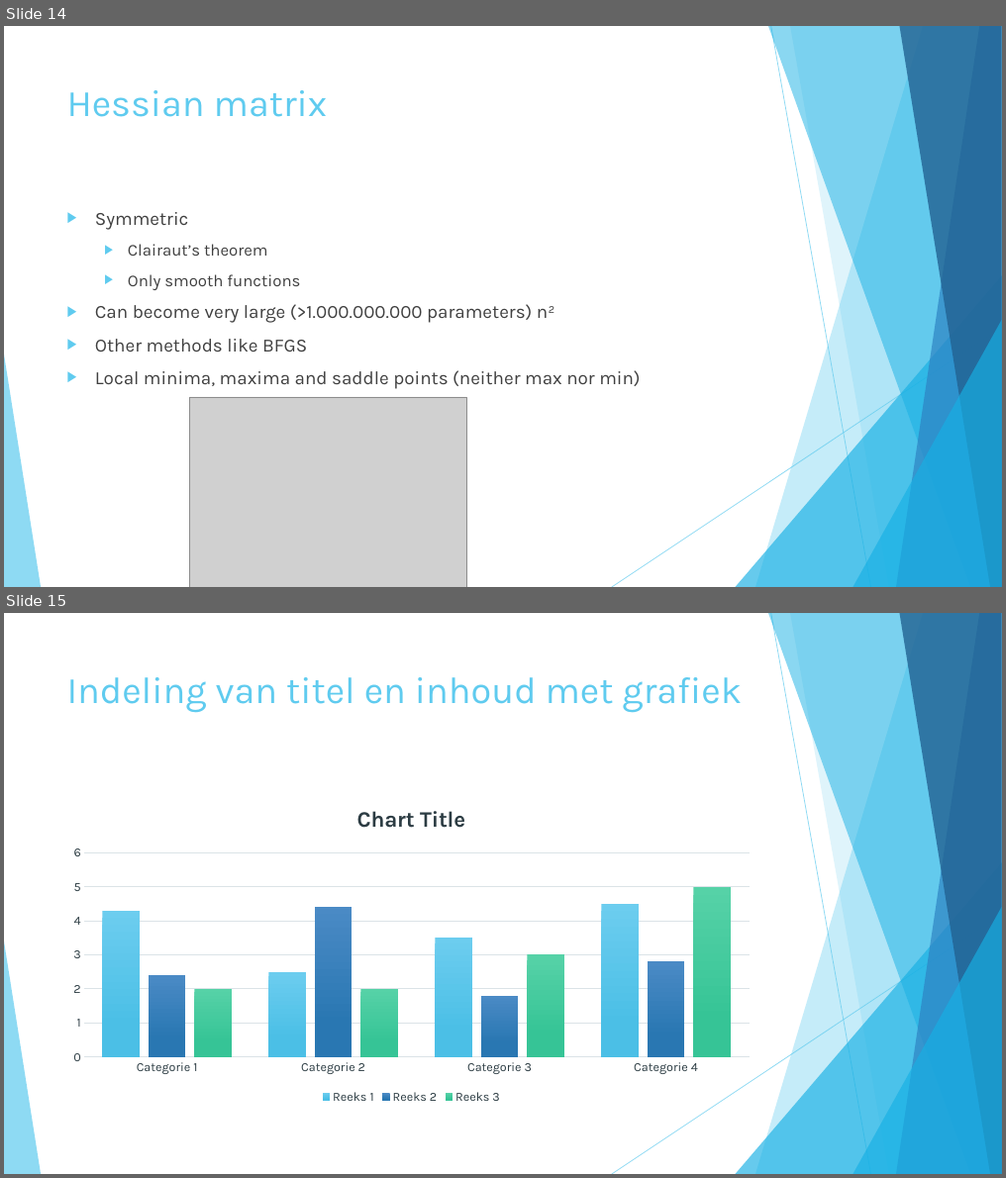
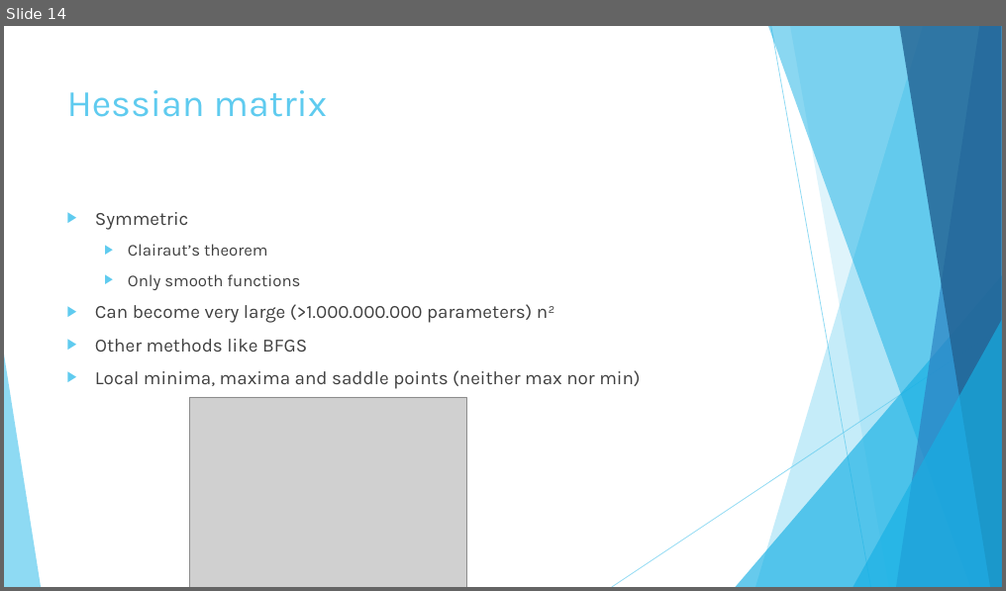
Before and after one commit to johnstegink/ReportAI2025, a slide deck: Presentatie.pptx. Shown one above the other, each under a label of ours: slides 14 and 15 before the commit, slide 14 after it. The pictures are 1006x1178 and 1006x591 pixels, drawn with LibreOffice and Linux fonts; fonts in the diff are those of the drawing; grey boxes stand for pictures. Boxes give left, top, right and bottom in pixels: in the first picture for what was removed or moved away, otherwise in the second. Text is boxed around its words. In the diff, an @@ line names an element or a change of style, - is before the commit and + after.

```diff
--- a/Presentatie.pptx
+++ b/Presentatie.pptx
@@ slide 15 removed at <box>4,613,1002,1174</box>, background #FFFFFF; not listed: 10 template elements that a slide beside it also shows @@
@@ title removed at <box>67,677,742,713</box> @@
-Indeling van titel en inhoud met grafiek
@@ column chart removed at <box>59,789,763,1107</box> @@
-categories: Categorie 1, Categorie 2, Categorie 3, Categorie 4
-Reeks 1: 4.3, 2.5, 3.5, 4.5
-Reeks 2: 2.4, 4.4, 1.8, 2.8
-Reeks 3: 2, 2, 3, 5
```
Also in this commit, not shown: 11 slides added, 8 other slides removed, 2 other files.
